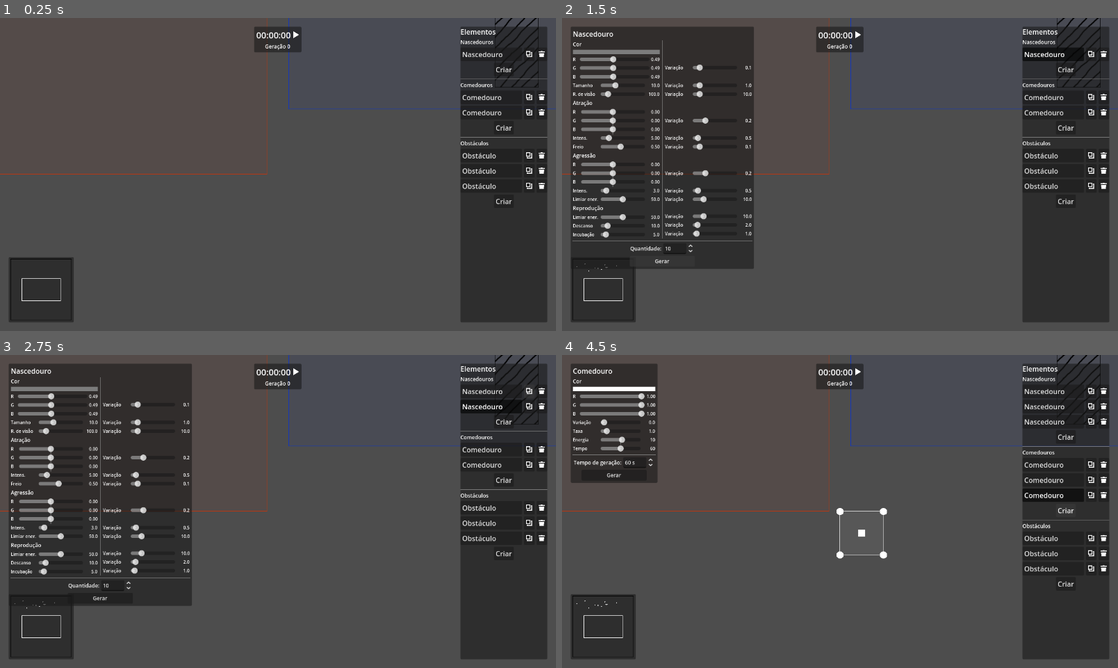
Above: before the commit, frames 1-4 (two rows, left to right).
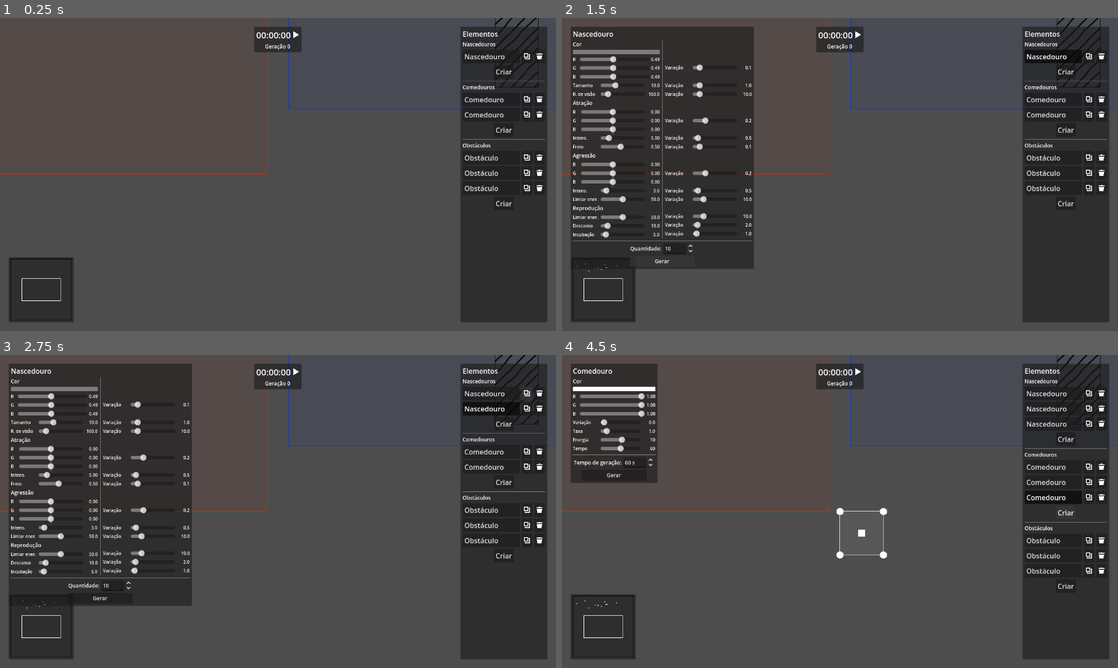
Above: after the commit, the same moments.

Repository: rodrigo-borges/attract-repel
Game: Godot game, scene res://world/world.tscn
Same seed, same stepped clock (60 frames per second), same inputs: the game is played once before the commit and once after it. This scene is started directly instead of the project's main scene.
Inputs (mouse positions are in pixels of both pictures, inside the frame that each line leads up to):
- Up to frame 1 (0.25 s): no input
- Up to frame 2 (1.5 s): click "Nascedouro" at 0.5 s; click "Gerar" at 1.25 s
- Up to frame 3 (2.75 s): click (528, 392) at 2.02 s
- Up to frame 4 (4.5 s): click "Criar" at 2.75 s; click "Comedouro" at 3.5 s; click "Criar" at 4.25 s

The runs differ from the first frame. In frame 1, 1.4% of the frame differs, in the area x 82-99%, y 3-61%; in frame 2, 1.5%; in frame 3, 1.7%; in frame 4, 2.0%, in the area x 82-99%, y 3-75%.

Commit message:
Adiciona pré-visualização de cenários

Diff:
--- a/main_menu/main_menu.tscn
+++ b/main_menu/main_menu.tscn
@@ -108,7 +108,7 @@
 
 [node name="Version" type="Label" parent="MarginContainer/PanelContainer/Info"]
 layout_mode = 2
-text = "v0.0.1"
+text = "v0.0.2"
 horizontal_alignment = 2
 
 [node name="Credits" type="Label" parent="MarginContainer/PanelContainer/Info"]
--- a/save_load_screen/save_load_screen.gd
+++ b/save_load_screen/save_load_screen.gd
@@ -5,6 +5,7 @@
 signal world_loaded(world_data:WorldData)
 
 @export var worlds_dir:String = "user://save/worlds/"
+@onready var world_preview:WorldPreview = find_child("WorldPreview")
 @onready var screen_title:Label = find_child("ScreenTitle")
 @onready var exit_bt:Button = find_child("ExitBt")
 @onready var world_selectors:Control = find_child("WorldList")
@@ -94,6 +95,7 @@
 func _on_selector_toggled(toggled_on:bool, selector:WorldSelector) -> void:
 	if toggled_on:
 		current_selector = selector
+		world_preview.set_data(selector.world_data)
 		save_name_edit.set_text(selector.name)
 	load_bt.set_disabled(!is_instance_valid(current_selector))
 
--- a/save_load_screen/save_load_screen.tscn
+++ b/save_load_screen/save_load_screen.tscn
@@ -1,8 +1,9 @@
-[gd_scene load_steps=4 format=3 uid="uid://cwmxc1u65epmp"]
+[gd_scene load_steps=5 format=3 uid="uid://cwmxc1u65epmp"]
 
 [ext_resource type="Texture2D" uid="uid://c0hah5mh1dov6" path="res://world_element/x.png" id="1_3urwo"]
 [ext_resource type="Script" uid="uid://c7txah626tind" path="res://save_load_screen/save_load_screen.gd" id="1_nofeo"]
 [ext_resource type="StyleBox" uid="uid://rdep22xlvwc3" path="res://pause_menu/menu_style.tres" id="1_yxbja"]
+[ext_resource type="Script" uid="uid://bjy7dgd1b0mqp" path="res://world_preview/world_preview.gd" id="4_yxbja"]
 
 [node name="SaveLoadScreen" type="PanelContainer"]
 offset_right = 40.0
@@ -48,9 +49,10 @@
 layout_mode = 2
 text = "Pré-visualização"
 
-[node name="Control" type="Control" parent="VBoxContainer/HBoxContainer/VBoxContainer"]
+[node name="WorldPreview" type="Control" parent="VBoxContainer/HBoxContainer/VBoxContainer"]
 custom_minimum_size = Vector2(200, 300)
 layout_mode = 2
+script = ExtResource("4_yxbja")
 
 [node name="SaveBar" type="HBoxContainer" parent="VBoxContainer"]
 layout_mode = 2
--- a/world/world.tscn
+++ b/world/world.tscn
@@ -272,6 +272,10 @@
 
 [node name="MarginContainer" type="MarginContainer" parent="HUD/MarginContainer/WorldElements"]
 layout_mode = 2
+theme_override_constants/margin_left = 5
+theme_override_constants/margin_top = 5
+theme_override_constants/margin_right = 5
+theme_override_constants/margin_bottom = 5
 
 [node name="VBoxContainer" type="VBoxContainer" parent="HUD/MarginContainer/WorldElements/MarginContainer"]
 layout_mode = 2
--- /dev/null
+++ b/world_preview/world_preview.gd
@@ -0,0 +1,65 @@
+extends Control
+class_name WorldPreview
+
+@export var data:WorldData
+var preview_scale:float
+var preview_translation:Vector2
+
+
+func _ready() -> void:
+    update()
+
+func _draw() -> void:
+    if data != null:
+        draw_boundaries()
+        for c_s in data.creature_spawners:
+            draw_creature_spawner(c_s)
+        for f_s in data.food_spawners:
+            draw_food_spawner(f_s)
+        for o in data.obstacles:
+            draw_obstacle(o)
+
+func set_data(_data:WorldData) -> void:
+    data = _data
+    update()
+
+func update() -> void:
+    if data != null:
+        preview_scale = 1./max(data.area.size.x/size.x, data.area.size.y/size.y)
+        var spare_width:float = size.x - data.area.size.x * preview_scale
+        var spare_height:float = size.y - data.area.size.y * preview_scale
+        preview_translation = Vector2(spare_width/2., spare_height/2.)
+        queue_redraw()
+
+func adjust_rect(rect:Rect2) -> Rect2:
+    var new = Rect2(rect)
+    new.size *= preview_scale
+    new.position = adjust_vec(new.position)
+    return new
+
+func adjust_vec(vec:Vector2) -> Vector2:
+    var new = Vector2(vec)
+    new *= preview_scale
+    new += preview_translation
+    return new
+
+func draw_boundaries() -> void:
+    draw_rect(adjust_rect(data.area), Color.WHITE, false)
+
+func draw_creature_spawner(_data:CreatureSpawnerData) -> void:
+    var x0:float = _data.area.position.x
+    var y0:float = _data.area.position.y
+    var x1:float = _data.area.end.x
+    var y1:float = _data.area.end.y
+    var dash_length:float = 10.
+    draw_dashed_line(adjust_vec(Vector2(x0, y0)), adjust_vec(Vector2(x1, y0)), _data.color_mean, -1., dash_length)
+    draw_dashed_line(adjust_vec(Vector2(x1, y0)), adjust_vec(Vector2(x1, y1)), _data.color_mean, -1., dash_length)
+    draw_dashed_line(adjust_vec(Vector2(x1, y1)), adjust_vec(Vector2(x0, y1)), _data.color_mean, -1., dash_length)
+    draw_dashed_line(adjust_vec(Vector2(x0, y1)), adjust_vec(Vector2(x0, y0)), _data.color_mean, -1., dash_length)
+
+func draw_food_spawner(_data:FoodSpawnerData) -> void:
+    draw_rect(adjust_rect(_data.area), _data.color*Color(1.,1.,1.,.05))
+    draw_rect(adjust_rect(_data.area), _data.color, false)
+
+func draw_obstacle(_data:ObstacleData) -> void:
+    draw_rect(adjust_rect(_data.area), Color.WHITE)
Not shown, added: world_preview/world_preview.gd.uid
Not shown, changed: README.md
